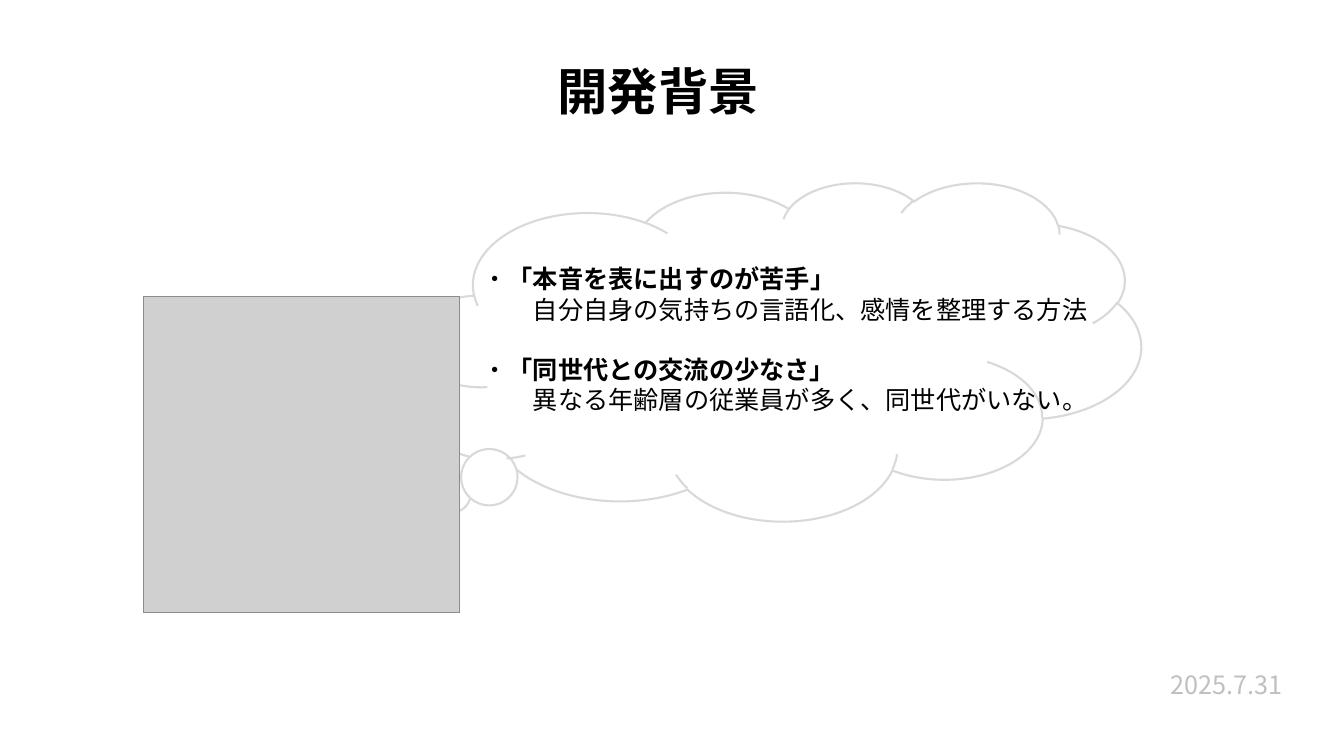
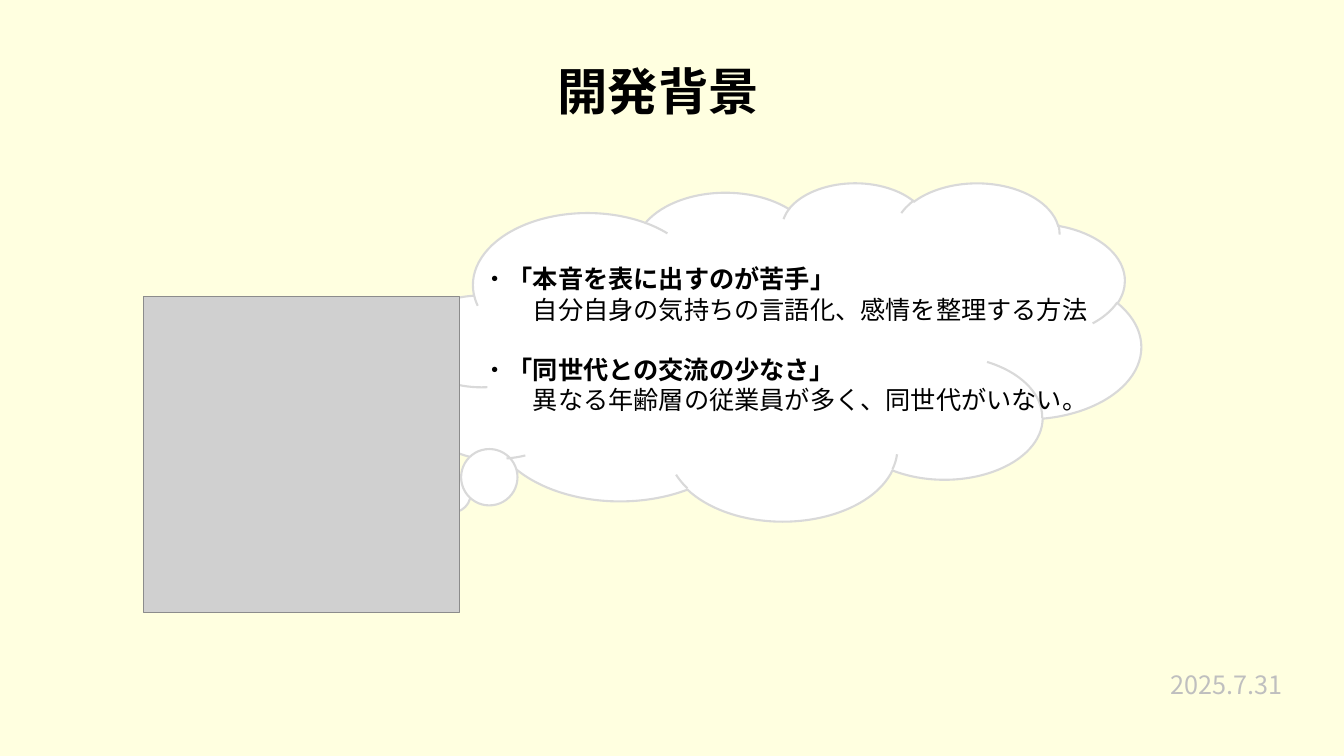
Before and after one commit to plusdojo2025/a2-7, a slide deck: slide 4 of 発表準備/7月成果発表会.pptx. Drawn at 1344x756 pixels with LibreOffice and Linux fonts; fonts in the diff are those of the drawing; grey boxes stand for pictures. Boxes give left, top, right and bottom in pixels: in the first picture for what was removed or moved away, otherwise in the second. Text is boxed around its words. In the diff, an @@ line names an element or a change of style, - is before the commit and + after.

```diff
--- a/発表準備/7月成果発表会.pptx
+++ b/発表準備/7月成果発表会.pptx
@@ rectangle added at (0,0,1344,756), fill #FFFFE0 @@
@@ rectangle added at (123,143,1250,648), fill #FFFFE0 @@
```
Also in this commit, not shown: 4 other slides changed.
